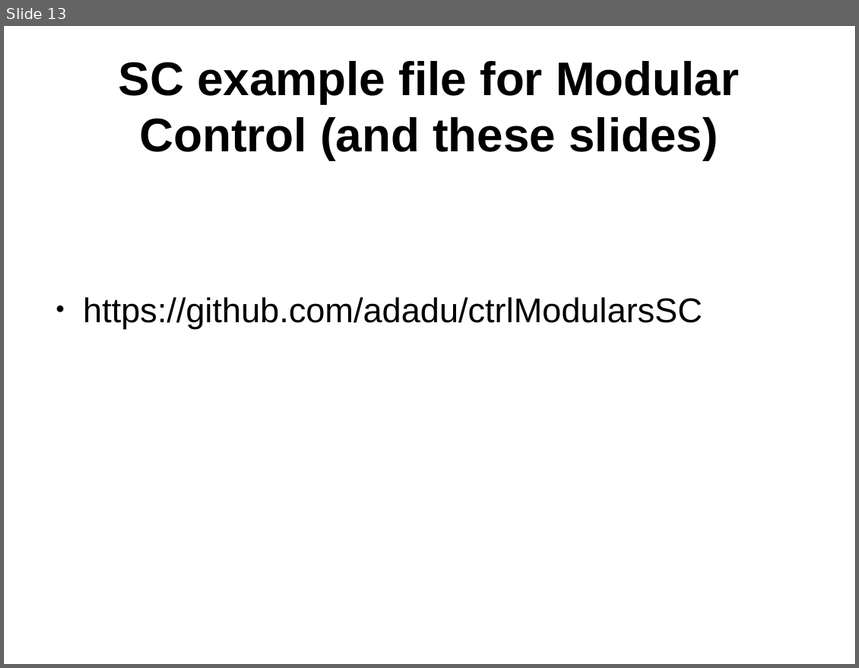
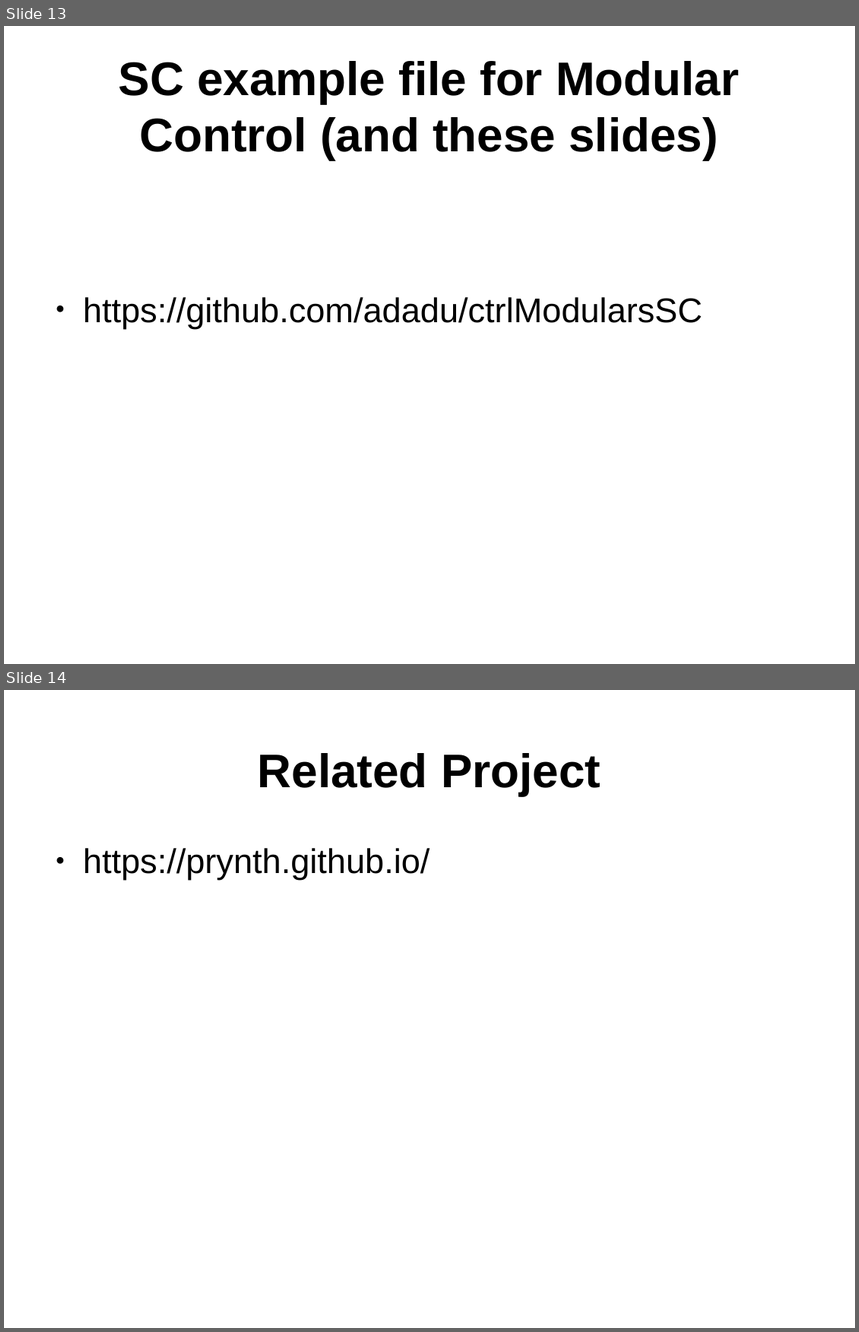
Before and after one commit to adadu/ctrlModularsSC, a slide deck: ctrlModularsSC_patchwerks2019sept7.odp. Shown one above the other, each under a label of ours: slide 13 before the commit, slides 13 and 14 after it. The pictures are 859x668 and 859x1332 pixels, drawn with LibreOffice and Linux fonts; fonts in the diff are those of the drawing. Boxes give left, top, right and bottom in pixels: in the first picture for what was removed or moved away, otherwise in the second. Text is boxed around its words. In the diff, an @@ line names an element or a change of style, - is before the commit and + after.

```diff
--- a/ctrlModularsSC_patchwerks2019sept7.odp
+++ b/ctrlModularsSC_patchwerks2019sept7.odp
@@ slide 14 added at (4,690,855,1328), background #FFFFFF @@
@@ title added at (258,753,601,796), 44 pt, text #000000, bold @@
+Related Project
@@ text added at (83,848,430,880), 32 pt, text #000000 @@
+● https://prynth.github.io/
```
Also in this commit, not shown: 1 slide changed.
